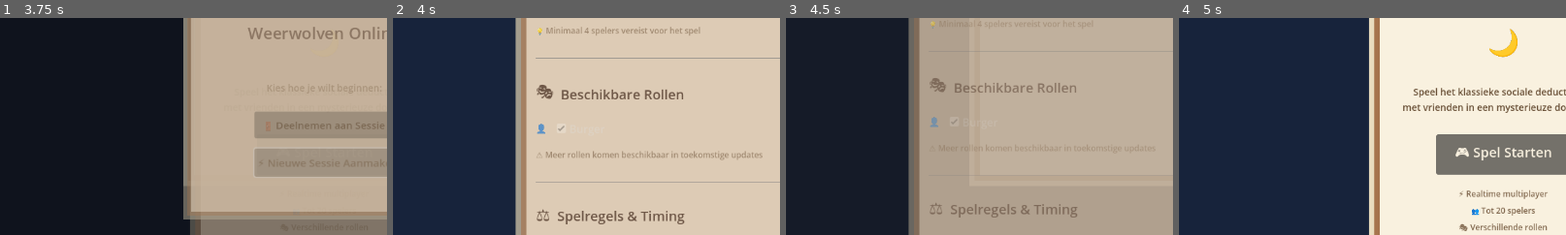
Above: before the commit, frames 1-4 (left to right).
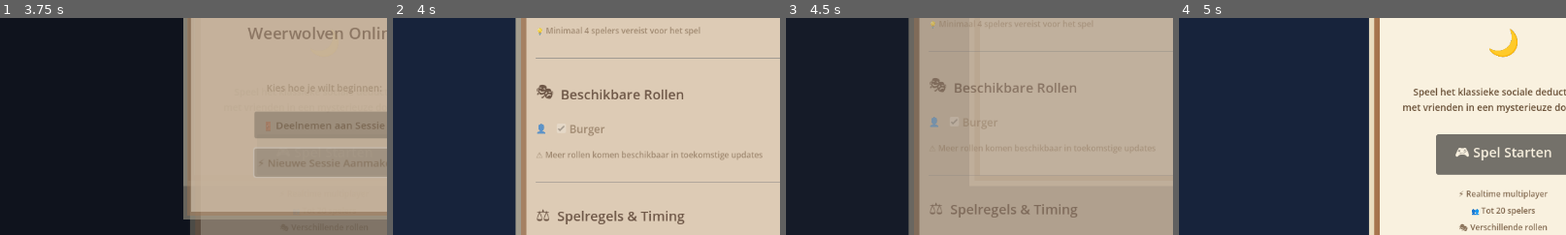
Above: after the commit, the same moments.

Repository: nvoostrom/weerwolfen-online
Game: Godot game, scene res://scenes/MainScreen.tscn
Same seed, same stepped clock (60 frames per second), same inputs: the game is played once before the commit and once after it.
Inputs (mouse positions are % of the whole screen's width and height, from its top left):
- Up to frame 1 (3.75 s): click "🎮 Spel Starten" at 0.5 s; click "🚪 Deelnemen aan Sessie" at 1.25 s; click (50, 61) at 2.02 s; type "12" at 2.1 s; click "← Terug" at 2.75 s; click "⚡ Nieuwe Sessie Aanmaken" at 3.5 s
- Up to frame 2 (4 s): no input
- Up to frame 3 (4.5 s): click "← Terug" at 4.25 s
- Up to frame 4 (5 s): no input
The pictures show only the part of the screen within x 8-58%, y 33-83%; the shares and areas given below are measured in that part.

Frame 1 is identical in both runs. In frame 2, 0.2% of the frame differs, in the area x 45-55%, y 49-55%; in frame 3, 0.1%; in frame 4, nothing differs.

Commit message:
fixed contrast and some small bugs

Diff:
--- a/scripts/CreateSessionScreen.gd
+++ b/scripts/CreateSessionScreen.gd
@@ -75,9 +75,14 @@
 		checkbox.disabled = true  # Disable for now since only Burger is implemented
 		checkbox.toggled.connect(_on_role_toggled.bind(role))
 
+		# Fix contrast by applying proper colors
+		checkbox.add_theme_color_override("font_color", Color(0.3, 0.2, 0.1, 1))  # Dark brown
+		checkbox.add_theme_color_override("font_disabled_color", Color(0.5, 0.4, 0.3, 1))  # Medium brown
+
 		var role_icon = Label.new()
 		role_icon.text = "👤"  # Generic villager icon
 		role_icon.add_theme_font_size_override("font_size", 16)
+		role_icon.add_theme_color_override("font_color", Color(0.3, 0.2, 0.1, 1))  # Dark brown for consistency
 
 		role_container.add_child(role_icon)
 		role_container.add_child(checkbox)
--- a/scripts/DialogHelper.gd
+++ b/scripts/DialogHelper.gd
@@ -1,4 +1,4 @@
-extends RefCounted
+extends Node
 
 enum DialogType {
 	INFO,
@@ -9,44 +9,20 @@
 }
 
 static func show_info(parent: Node, title: String, message: String):
-	var dialog_script = load("res://scripts/CustomDialog.gd")
-	var dialog = dialog_script.new()
-	parent.add_child(dialog)
-	dialog.setup_dialog(DialogHelper.DialogType.INFO, title, message, "OK")
-	dialog.show_dialog()
-	return dialog
+	return CustomDialog.create_dialog(parent, CustomDialog.DialogType.INFO, title, message, "OK")
 
 static func show_error(parent: Node, title: String, message: String):
-	var dialog_script = load("res://scripts/CustomDialog.gd")
-	var dialog = dialog_script.new()
-	parent.add_child(dialog)
-	dialog.setup_dialog(DialogHelper.DialogType.ERROR, title, message, "OK")
-	dialog.show_dialog()
-	return dialog
+	return CustomDialog.create_dialog(parent, CustomDialog.DialogType.ERROR, title, message, "OK")
 
 static func show_warning(parent: Node, title: String, message: String):
-	var dialog_script = load("res://scripts/CustomDialog.gd")
-	var dialog = dialog_script.new()
-	parent.add_child(dialog)
-	dialog.setup_dialog(DialogHelper.DialogType.WARNING, title, message, "OK")
-	dialog.show_dialog()
-	return dialog
+	return CustomDialog.create_dialog(parent, CustomDialog.DialogType.WARNING, title, message, "OK")
 
 static func show_confirmation(parent: Node, title: String, message: String, confirm_text: String = "Ja", cancel_text: String = "Nee"):
-	var dialog_script = load("res://scripts/CustomDialog.gd")
-	var dialog = dialog_script.new()
-	parent.add_child(dialog)
-	dialog.setup_dialog(DialogHelper.DialogType.CONFIRMATION, title, message, confirm_text, cancel_text)
-	dialog.show_dialog()
-	return dialog
+	return CustomDialog.create_dialog(parent, CustomDialog.DialogType.CONFIRMATION, title, message, confirm_text, cancel_text)
 
 static func show_input(parent: Node, title: String, message: String, placeholder: String = "", default_text: String = ""):
-	var dialog_script = load("res://scripts/CustomDialog.gd")
-	var dialog = dialog_script.new()
-	parent.add_child(dialog)
-	dialog.setup_dialog(DialogHelper.DialogType.INPUT, title, message, "Bevestigen", "Annuleren")
+	var dialog = CustomDialog.create_dialog(parent, CustomDialog.DialogType.INPUT, title, message, "Bevestigen", "Annuleren")
 	if dialog.line_edit:
 		dialog.line_edit.placeholder_text = placeholder
 		dialog.line_edit.text = default_text
-	dialog.show_dialog()
 	return dialog
--- a/scripts/NetworkManager.gd
+++ b/scripts/NetworkManager.gd
@@ -17,7 +17,8 @@
 signal session_created(pin: String, player_id: String)
 signal session_joined(pin: String, player_id: String, player_data: Dictionary)
 signal player_list_updated(players: Array)
-signal game_started
+signal game_started(your_role: String)
+signal session_closed(reason: String)
 signal error_received(message: String)
 signal pin_validation_result(pin: String, valid: bool, info: Dictionary)
 
@@ -67,7 +68,6 @@
 				if is_connecting:
 					is_connecting = false
 					connection_attempts = 0
-					print("Connected to server successfully!")
 					connected_to_server.emit()
 					ping_timer.start()
 
@@ -87,7 +87,6 @@
 					_handle_connection_closed()
 
 func _handle_connection_state_change(old_state: int, new_state: int):
-	print("Connection state changed: ", _state_to_string(old_state), " -> ", _state_to_string(new_state))
 	last_connection_state = old_state
 
 func _state_to_string(state: int) -> String:
@@ -109,29 +108,23 @@
 	if ping_timer and not ping_timer.is_stopped():
 		ping_timer.stop()
 
-	print("Connection closed")
 	disconnected_from_server.emit()
 
 	# Only attempt reconnection if we had a successful connection before
 	if connection_attempts > 0 and connection_attempts < max_connection_attempts:
-		print("Attempting to reconnect in 3 seconds... (attempt ", connection_attempts + 1, "/", max_connection_attempts, ")")
 		reconnect_timer.start()
 	elif connection_attempts >= max_connection_attempts:
-		print("Max connection attempts reached")
 		connection_error.emit("Could not connect to server after multiple attempts")
 
 func connect_to_server() -> void:
 	# Don't attempt connection if already connected or connecting
 	if connection_status == WebSocketPeer.STATE_OPEN:
-		print("Already connected to server")
 		connected_to_server.emit()
 		return
 
 	if is_connecting or connection_status == WebSocketPeer.STATE_CONNECTING:
-		print("Connection already in progress")
 		return
 
-	print("Attempting to connect to server: ", server_url)
 	connection_attempts += 1
 	is_connecting = true
 
@@ -141,7 +134,6 @@
 
 	var error = ws_client.connect_to_url(server_url)
 	if error != OK:
-		print("Failed to connect to server: ", error)
 		is_connecting = false
 		connection_error.emit("Failed to connect to server")
 
@@ -156,7 +148,6 @@
 
 func _on_connection_timeout():
 	if is_connecting and connection_status != WebSocketPeer.STATE_OPEN:
-		print("Connection timeout")
 		is_connecting = false
 		ws_client.close()
 
@@ -166,7 +157,6 @@
 			connection_error.emit("Connection timeout")
 
 func disconnect_from_server() -> void:
-	print("Disconnecting from server")
 	is_connecting = false
 	connection_attempts = 0
 
@@ -183,7 +173,6 @@
 	if connection_attempts < max_connection_attempts:
 		connect_to_server()
 	else:
-		print("Max connection attempts reached")
 		connection_error.emit("Could not connect to server after multiple attempts")
 
 func _send_ping():
@@ -193,19 +182,15 @@
 	if connection_status == WebSocketPeer.STATE_OPEN:
 		var json_string = JSON.stringify(data)
 		ws_client.send_text(json_string)
-	else:
-		print("Cannot send message - not connected to server")
 
 func _handle_server_message(message_text: String) -> void:
 	var json = JSON.new()
 	var parse_result = json.parse(message_text)
 
 	if parse_result != OK:
-		print("Failed to parse server message: ", message_text)
 		return
 
 	var data = json.data
-	print("Received from server: ", data)
 
 	match data.get("type", ""):
 		"session_created":
@@ -221,14 +206,15 @@
 			session_joined.emit(data.pin, data.playerId, data.player)
 
 		"player_list_update":
-			print("NetworkManager: Received player list update with ", data.players.size(), " players:")
-			for i in range(data.players.size()):
-				var player = data.players[i]
-				print("  Player ", i, ": ", player.get("name", "Unknown"), " (ID: ", player.get("id", "Unknown"), ", Host: ", player.get("isHost", false), ")")
 			player_list_updated.emit(data.players)
 
 		"game_started":
-			game_started.emit()
+			var your_role = data.get("yourRole", "")
+			game_started.emit(your_role)
+
+		"session_closed":
+			var reason = data.get("reason", "Session was closed")
+			session_closed.emit(reason)
 
 		"pin_validation_result":
 			var pin = data.get("pin", "")
@@ -241,21 +227,16 @@
 			pin_validation_result.emit(pin, valid, info)
 
 		"error":
-			print("Server error: ", data.message)
 			error_received.emit(data.message)
 
 		"pong":
 			# Server responded to ping
 			pass
-
-		_:
-			print("Unknown message type: ", data.get("type", ""))
 
 # API Methods for game actions
 func create_session(settings: Dictionary, host_name: String = "Host") -> void:
 	# Ensure we're connected before trying to create session
 	if not is_connected_to_server():
-		print("Not connected, attempting to connect...")
 		connect_to_server()
 
 		# Wait for connection with timeout
@@ -268,7 +249,6 @@
 			error_received.emit("Could not connect to server")
 			return
 
-	print("Creating session with settings: ", settings, " host: ", host_name)
 	send_message({
 		"type": "create_session",
 		"settings": settings,
--- a/scripts/PlayerListItem.gd
+++ b/scripts/PlayerListItem.gd
@@ -9,12 +9,19 @@
 var player_name: String = ""
 var is_host: bool = false
 var is_ready: bool = false
+var player_role: String = ""
+var game_started: bool = false
 
-func setup_player(name: String, host: bool = false, ready: bool = false):
+func setup_player(name: String, host: bool = false, ready: bool = false, role: String = ""):
 	player_name = name
 	is_host = host
 	is_ready = ready
+	player_role = role
 
+	update_display()
+
+func set_game_started(started: bool):
+	game_started = started
 	update_display()
 
 func update_display():
@@ -26,16 +33,25 @@
 	# Set avatar based on host status
 	if is_host:
 		player_avatar.text = "👑"
-		player_status_label.text = "Spelleider"
 	else:
 		player_avatar.text = "👤"
-		player_status_label.text = "Dorpsbewoner"
 
 	# Show host badge
 	host_badge.visible = is_host
 	if is_host:
 		host_badge.text = "👑 HOST"
 		host_badge.modulate = Color.GOLD
+
+	# Update status label based on game state
+	if game_started and not player_role.is_empty():
+		# Game has started, show the role
+		player_status_label.text = player_role
+	else:
+		# Game hasn't started, show generic status
+		if is_host:
+			player_status_label.text = "Spelleider"
+		else:
+			player_status_label.text = "Dorpsbewoner"
 
 	update_ready_status()
 
@@ -97,6 +113,10 @@
 
 	update_ready_status()
 
+func set_role(role: String):
+	player_role = role
+	update_display()
+
 func _animate_ready_change(ready: bool):
 	# Scale animation for status change
 	var tween = create_tween()
--- a/scripts/SessionScreen.gd
+++ b/scripts/SessionScreen.gd
@@ -227,8 +227,9 @@
 		leave_session()
 
 func show_leave_confirmation():
-	var dialog = CustomDialog.show_confirmation(
+	var dialog = CustomDialog.create_dialog(
 		self,
+		CustomDialog.DialogType.CONFIRMATION,
 		"Sessie Verlaten",
 		"Weet je zeker dat je de sessie wilt verlaten?\n\nAls spelleider zal dit de sessie voor alle spelers beëindigen.",
 		"Ja, Verlaten",
@@ -258,8 +259,9 @@
 	GameData.start_game()
 
 func _on_game_started():
-	var dialog = CustomDialog.show_info(
+	var dialog = CustomDialog.create_dialog(
 		self,
+		CustomDialog.DialogType.INFO,
 		"Spel Gestart!",
 		"Het weerwolvenspel is succesvol gestart!\n\nAlle spelers kunnen nu beginnen met spelen."
 	)
@@ -287,8 +289,9 @@
 	)
 
 	# Show info dialog
-	CustomDialog.show_info(
+	CustomDialog.create_dialog(
 		self,
+		CustomDialog.DialogType.INFO,
 		"PIN Gedeeld",
 		"De sessie PIN (" + pin + ") is gekopieerd naar je klembord!\n\nDeel deze PIN met vrienden zodat zij kunnen deelnemen."
 	)
@@ -297,8 +300,9 @@
 	show_error("Netwerk Fout", "Er is een probleem opgetreden met de netwerkverbinding:\n\n" + error_message)
 
 func _on_disconnected_from_server():
-	var dialog = CustomDialog.show_error(
+	var dialog = CustomDialog.create_dialog(
 		self,
+		CustomDialog.DialogType.ERROR,
 		"Verbinding Verbroken",
 		"De verbinding met de server is verbroken.\n\nJe wordt teruggebracht naar het hoofdmenu."
 	)
@@ -310,10 +314,10 @@
 	leave_session()
 
 func show_error(title: String, message: String):
-	CustomDialog.show_error(self, title, message)
+	CustomDialog.create_dialog(self, CustomDialog.DialogType.ERROR, title, message)
 
 func show_info(title: String, message: String):
-	CustomDialog.show_info(self, title, message)
+	CustomDialog.create_dialog(self, CustomDialog.DialogType.INFO, title, message)
 
 func _exit_tree():
 	# Disconnect from network events
